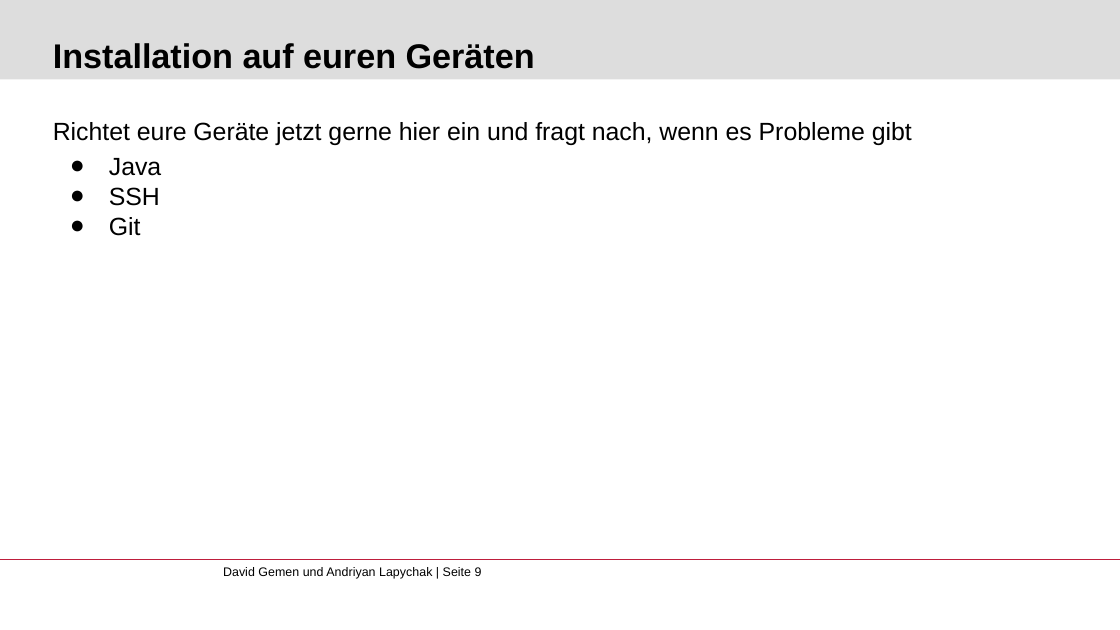
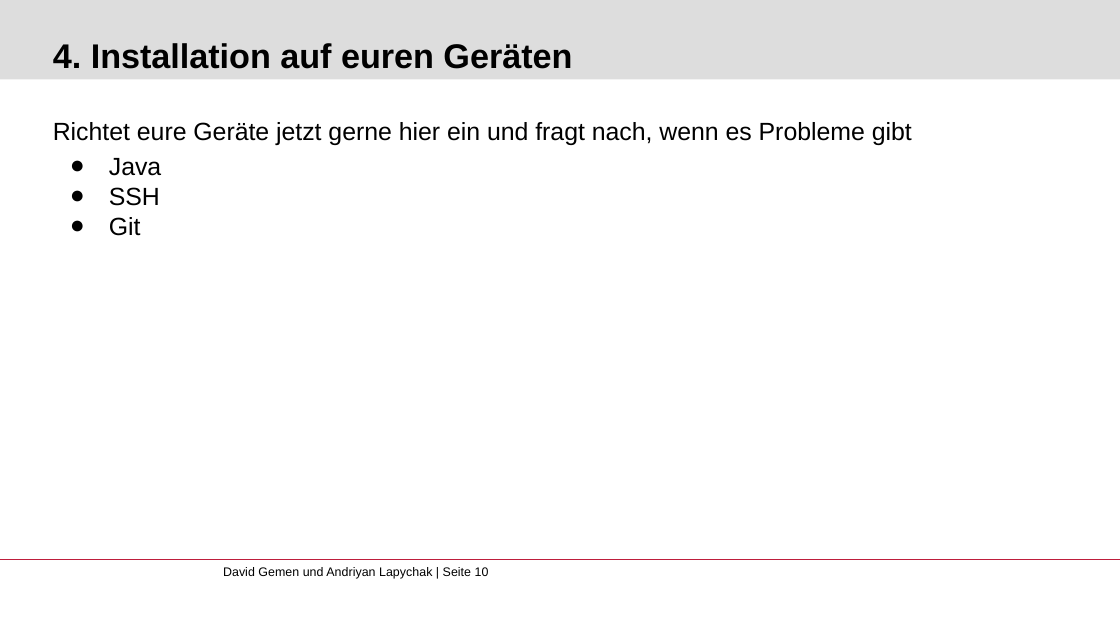
Before and after one commit to gemdav/Programmieren-1-Tutorium, a slide deck: slide 10 of slides/01_installation_introduction.pptx (slide 9 before the commit). Drawn at 1120x630 pixels with LibreOffice and Linux fonts; fonts in the diff are those of the drawing; background and template pictures are left out. Boxes give left, top, right and bottom in pixels: in the first picture for what was removed or moved away, otherwise in the second. Text is boxed around its words. In the diff, an @@ line names an element or a change of style, - is before the commit and + after.

```diff
--- a/slides/01_installation_introduction.pptx
+++ b/slides/01_installation_introduction.pptx
@@ title at bbox=[53, 43, 572, 69]: text changed @@
-Installation auf euren Geräten
+4. Installation auf euren Geräten
@@ text at bbox=[223, 567, 489, 579]: text changed @@
-David Gemen und Andriyan Lapychak | Seite 9
+David Gemen und Andriyan Lapychak | Seite 10
```
Also in this commit, not shown: 7 other slides changed, 1 slide added, 24 other files.
